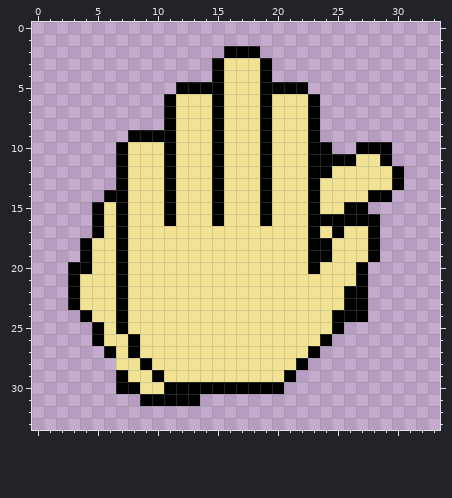
File history of a pixel-art sprite, konnakol app/pixelHand005.png. Above, as it was before the edit.
Rulers count pixels.
Once edited:
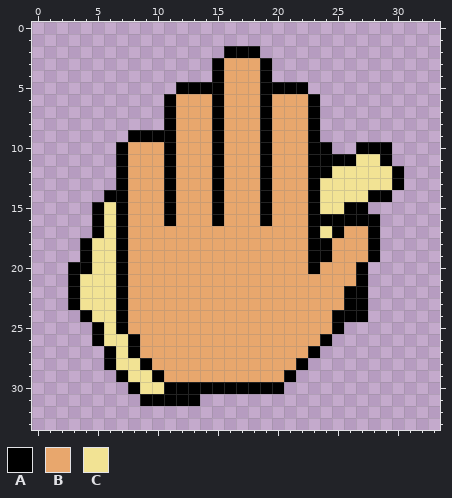
Palette (. is transparent): A #000000  B #e8a76d  C #f2e394
Changes in this commit:
file 34x34 -> 136x136 pixels (blocks of 1x1 -> 4x4; one block is one cell here)
Changed rows in their new state; - is an unchanged pixel.
first column x 6:
 3 ----------BBB---------
 4 ----------BBB---------
 5 ----------BBB---------
 6 ------BBB-BBB-BBB-----
 7 ------BBB-BBB-BBB-----
 8 ------BBB-BBB-BBB-----
 9 ------BBB-BBB-BBB-----
10 --BBB-BBB-BBB-BBB-----
11 --BBB-BBB-BBB-BBB-----
12 --BBB-BBB-BBB-BBB-----
13 --BBB-BBB-BBB-BBB-----
14 --BBB-BBB-BBB-BBB-----
15 --BBB-BBB-BBB-BBB-----
16 --BBB-BBB-BBB-BBB-----
17 --BBBBBBBBBBBBBBB---BB
18 --BBBBBBBBBBBBBBB--BBB
19 --BBBBBBBBBBBBBBB--BBB
20 --BBBBBBBBBBBBBBB-BBB-
21 --BBBBBBBBBBBBBBBBBBB-
22 --BBBBBBBBBBBBBBBBBB--
23 --BBBBBBBBBBBBBBBBBB--
24 --BBBBBBBBBBBBBBBBB---
25 --BBBBBBBBBBBBBBBBB---
26 ---BBBBBBBBBBBBBBB----
27 ---BBBBBBBBBBBBBB-----
28 A---BBBBBBBBBBBB------
29 -----BBBBBBBBBB-------
30 -.--------------------
